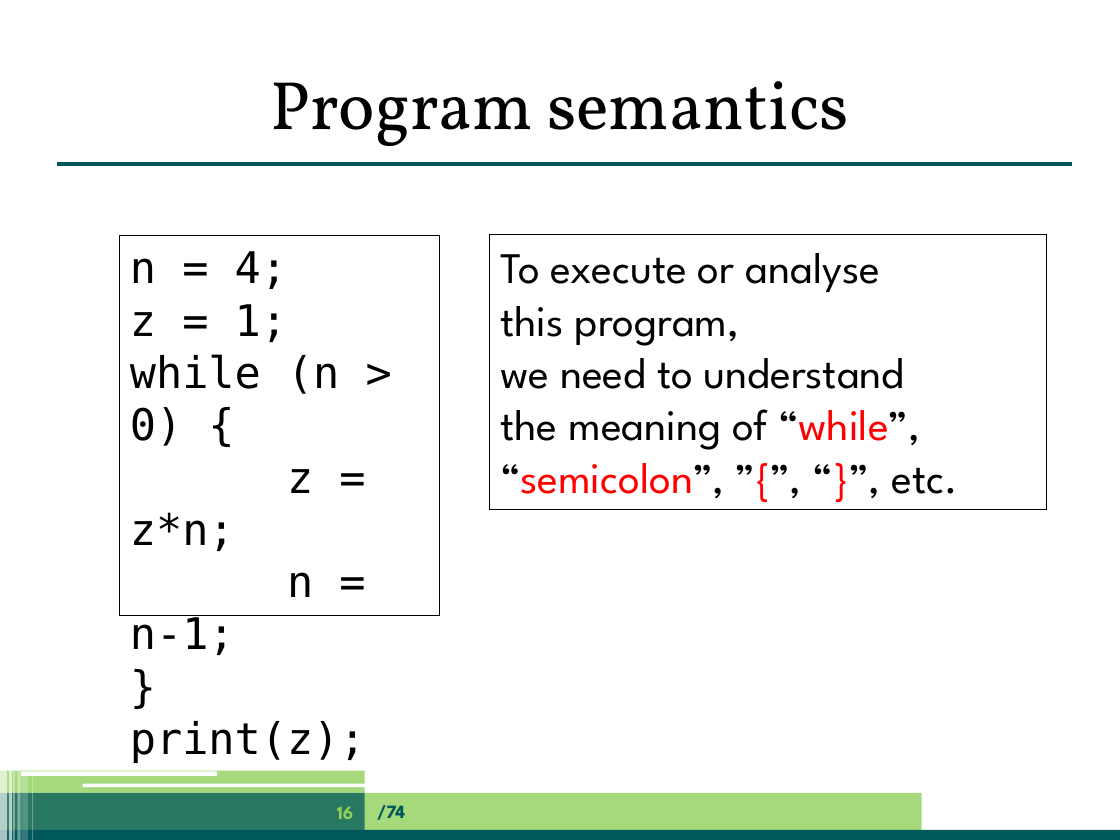
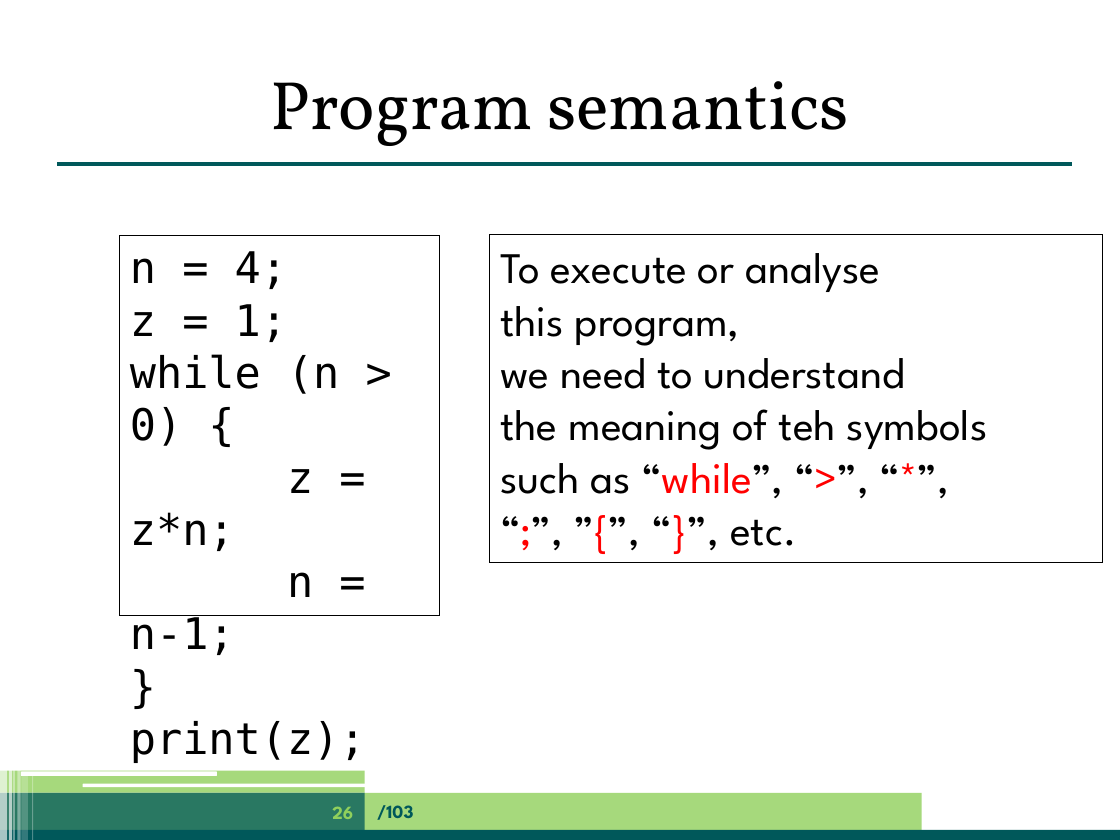
Before and after one commit to jpgallagher/ict-e-summerschool-aalborg, a slide deck: slide 26 of summerschool-aalborg-jpg.pptx (slide 16 before the commit). Drawn at 1120x840 pixels with LibreOffice and Linux fonts; fonts in the diff are those of the drawing. Boxes give left, top, right and bottom in pixels: in the first picture for what was removed or moved away, otherwise in the second. Text is boxed around its words. In the diff, an @@ line names an element or a change of style, - is before the commit and + after.

```diff
--- a/summerschool-aalborg-jpg.pptx
+++ b/summerschool-aalborg-jpg.pptx
@@ rectangle "To execute or analyse": place and size @@
-rectangle "To execute or analyse" at (489, 235, 1047, 511)
+rectangle "To execute or analyse" at (489, 235, 1102, 563)
@@ text in rectangle at (500, 409, 988, 546): text changed @@
-the meaning of “while”,
-“semicolon”, ”{”, “}”, etc.
+the meaning of teh symbols
+such as “while”, “>”, “*”,
+“;”, ”{”, “}”, etc.
@@ page number at (332, 806, 353, 819): text changed @@
-16
+26
@@ text at (377, 805, 413, 820): text changed @@
-/74
+/103
```
Also in this commit, not shown: 62 other slides changed, 39 slides added, 14 slides removed.
